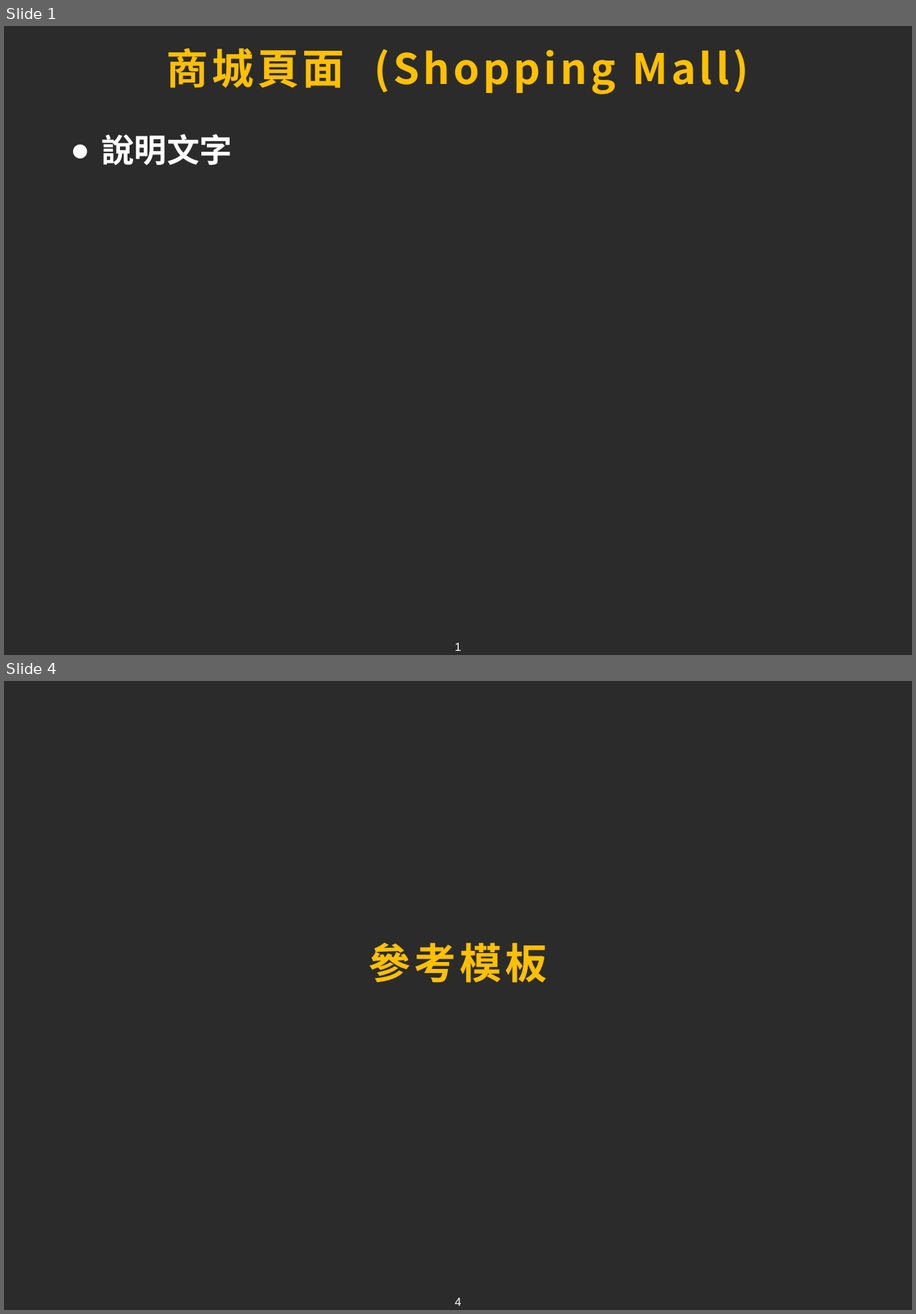
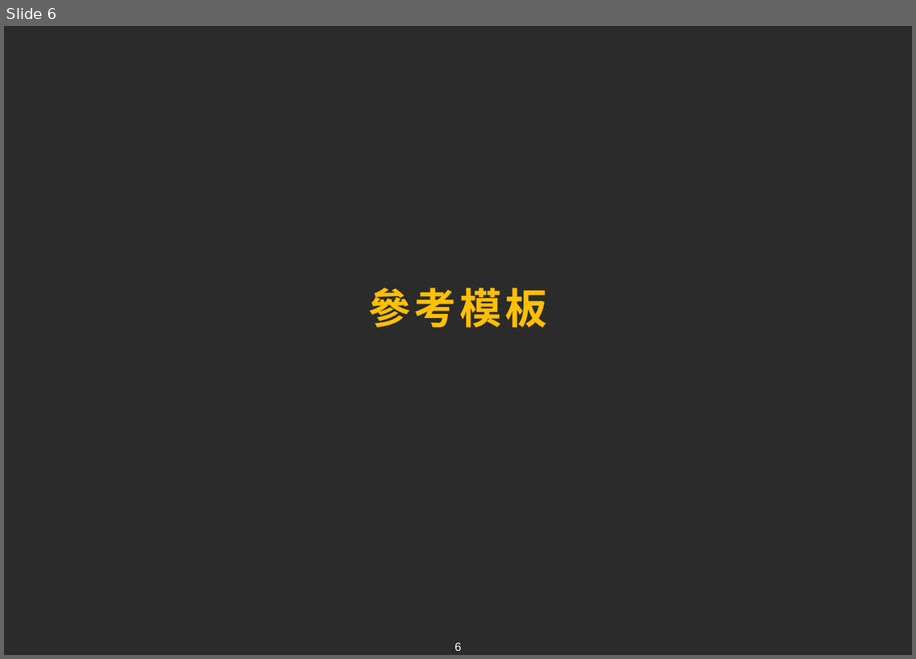
Before and after one commit to tim93009/FinalProject_GameForum, a slide deck: docs/ppt/chang.pptx. Shown one above the other, each under a label of ours: slides 1 and 4 before the commit, slide 6 after it; the slides between them are not shown. The pictures are 916x1314 and 916x659 pixels, drawn with LibreOffice and Linux fonts; fonts in the diff are those of the drawing; background and template pictures are left out; a plain dark background stands for a picture behind light text. Boxes give left, top, right and bottom in pixels: in the first picture for what was removed or moved away, otherwise in the second. Text is boxed around its words. In the diff, an @@ line names an element or a change of style, - is before the commit and + after.

```diff
--- a/docs/ppt/chang.pptx
+++ b/docs/ppt/chang.pptx
@@ slide 1 removed at (4, 26, 912, 655), background picture (left out); not listed: 1 template element that a slide beside it also shows @@
@@ title removed at (167, 48, 749, 94) @@
-商城頁面 (Shopping Mall)
@@ text removed at (102, 134, 232, 165) @@
-● 說明文字
@@ what was slide 4 is now slide 6 @@
@@ page number at (455, 642, 461, 650): text changed @@
-4
+6
```
Also in this commit, not shown: 1 slide changed, 4 slides added, 1 other slide removed, 4 other files.
